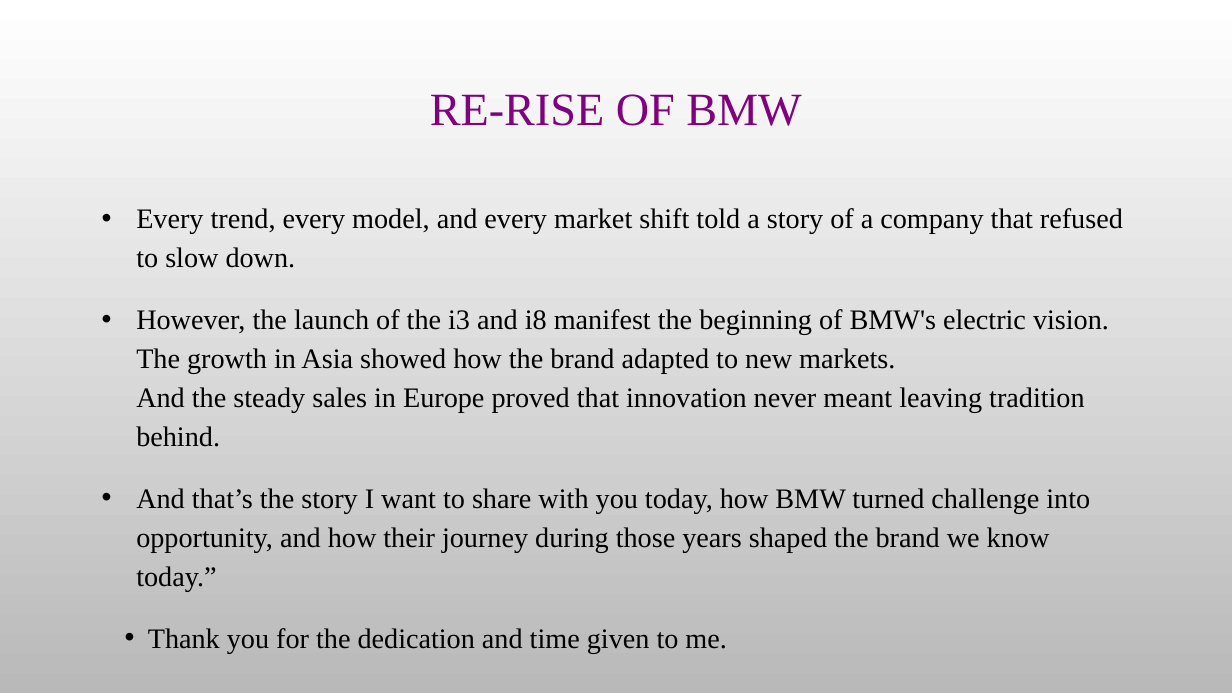
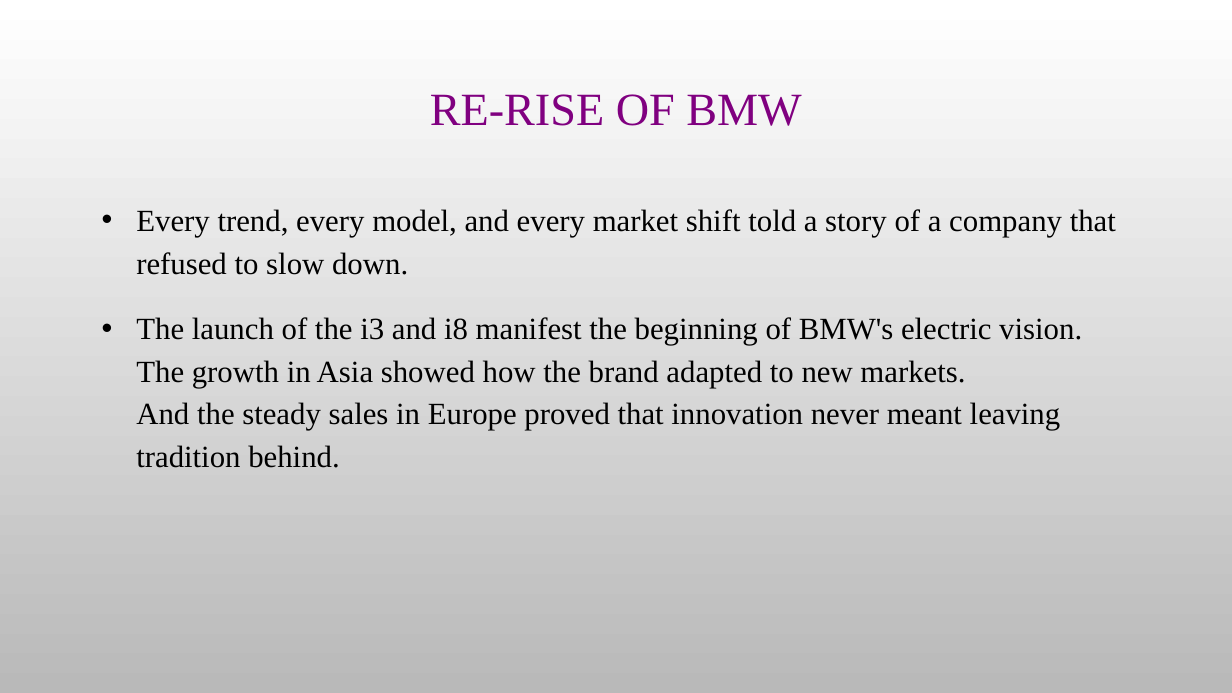
Before and after one commit to agarwabhavya30/Sales-Data-Analysis, a slide deck: slide 21 of Mrs Sivadurga story BMW.pptx (slide 11 before the commit). Drawn at 1232x693 pixels with LibreOffice and Linux fonts; fonts in the diff are those of the drawing; background and template pictures are left out. Boxes give left, top, right and bottom in pixels: in the first picture for what was removed or moved away, otherwise in the second. Text is boxed around its words. In the diff, an @@ line names an element or a change of style, - is before the commit and + after.

```diff
--- a/Mrs Sivadurga story BMW.pptx
+++ b/Mrs Sivadurga story BMW.pptx
@@ text at (136, 209, 1116, 275): size 22 to 24 pt in "Every trend, every model, and every market ..." @@
@@ text at (136, 317, 1082, 468): text changed; size 22 to 24 pt @@
-• However, the launch of the i3 and i8 manifest the beginning of BMW's electric vision.
-  The growth in Asia showed how the brand adapted to new markets.
-  And the steady sales in Europe proved that innovation never meant leaving tradition behind.
-• And that’s the story I want to share with you today, how BMW turned challenge into opportunity, and how their journey during those years shaped the brand we know today.”
-• Thank you for the dedication and time given to me.
+• The launch of the i3 and i8 manifest the beginning of BMW's electric vision.
+  The growth in Asia showed how the brand adapted to new markets.
+  And the steady sales in Europe proved that innovation never meant leaving tradition behind.
```
Also in this commit, not shown: 3 other slides changed, 11 slides added, 1 slide removed.
